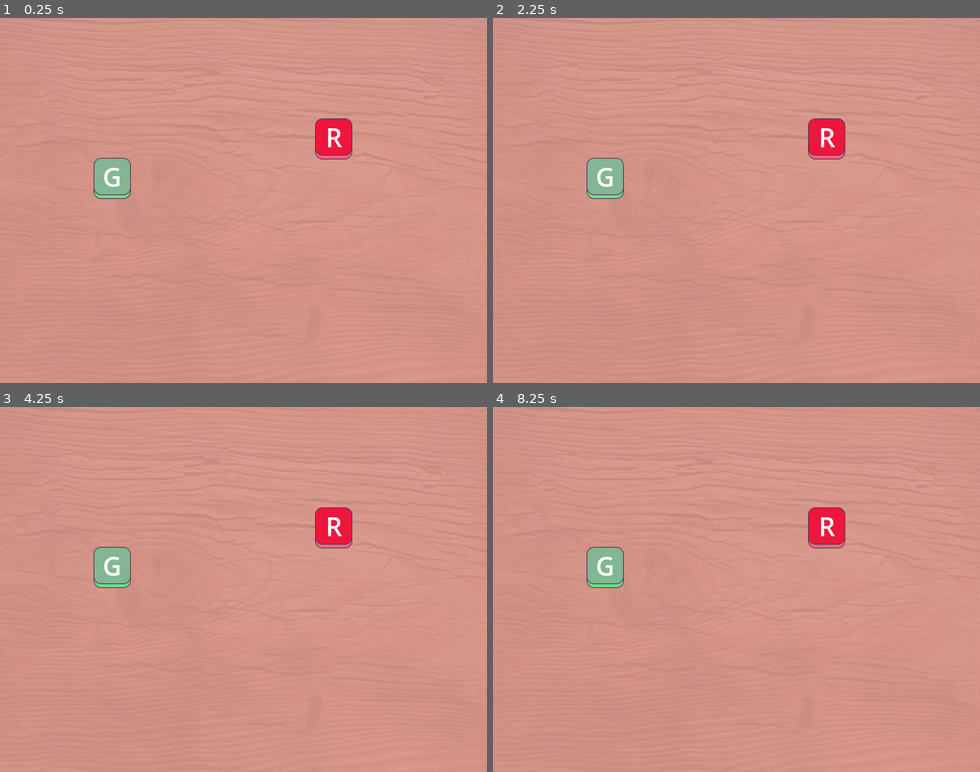
Above: before the commit, frames 1-4 (two rows, left to right).
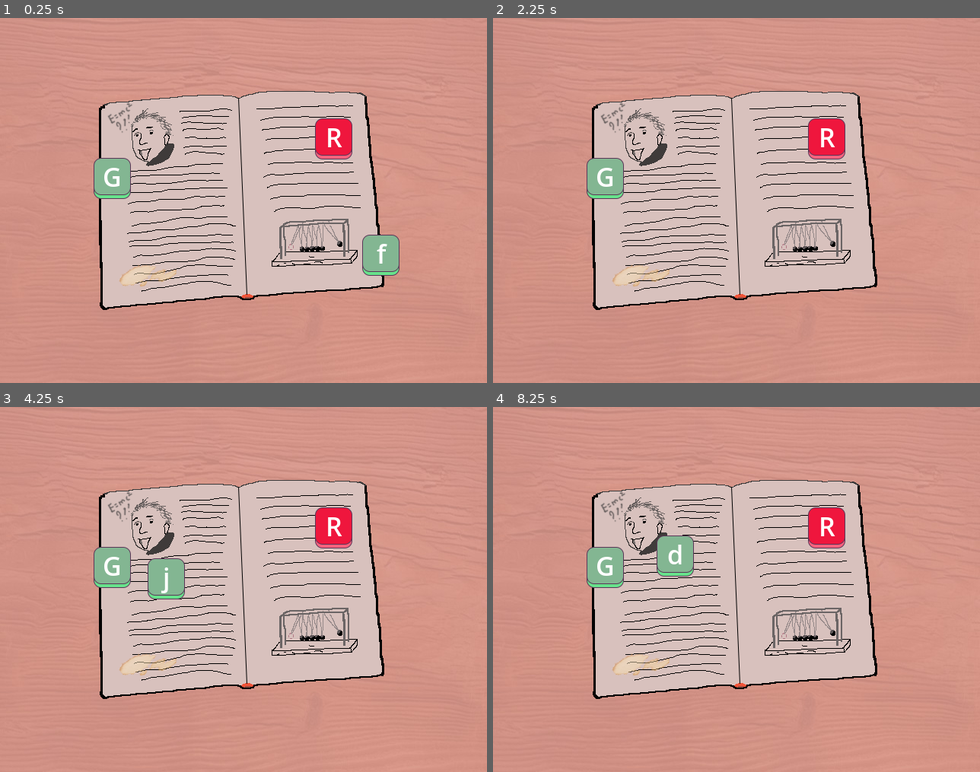
Above: after the commit, the same moments.

Repository: Vaashtor/First-game-jam
Game: Godot game, scene res://scenes/game.tscn
Same seed, same stepped clock (60 frames per second), same inputs: the game is played once before the commit and once after it.
Inputs:
- Up to frame 1 (0.25 s): no input
- Up to frame 2 (2.25 s): tap Enter at 0.5, 2 s; tap Space at 1.25 s
- Up to frame 3 (4.25 s): tap Space at 2.75 s; tap Enter at 3.5 s
- Up to frame 4 (8.25 s): tap Space at 5 s

The runs differ from the first frame. In frame 1, 30% of the frame differs, in the area x 20-83%, y 20-80%; in frame 2, 30%; in frame 3, 30%; in frame 4, 30%.

Commit message:
made green button randomly spawn

Diff:
--- a/scenes/game.tscn
+++ b/scenes/game.tscn
@@ -1,10 +1,13 @@
-[gd_scene load_steps=4 format=3 uid="uid://d4k78r0eqo7do"]
+[gd_scene load_steps=6 format=3 uid="uid://d4k78r0eqo7do"]
 
+[ext_resource type="Script" uid="uid://c5kxpfg1vyf3q" path="res://scripts/game.gd" id="1_iywne"]
 [ext_resource type="PackedScene" uid="uid://bht4ad82m5sfk" path="res://scenes/button_green.tscn" id="1_yqjtg"]
 [ext_resource type="Texture2D" uid="uid://chvg22pcgx1hu" path="res://assets/table.jpg" id="2_lnu2h"]
 [ext_resource type="PackedScene" uid="uid://b1hm23rj5dx2u" path="res://scenes/button_red.tscn" id="3_lnu2h"]
+[ext_resource type="Texture2D" uid="uid://cmg8gnqphd1g0" path="res://assets/book.png" id="5_p57ef"]
 
 [node name="Game" type="Node2D"]
+script = ExtResource("1_iywne")
 
 [node name="Table" type="Sprite2D" parent="."]
 z_index = -10
@@ -19,3 +22,14 @@
 
 [node name="Button_red" parent="." instance=ExtResource("3_lnu2h")]
 position = Vector2(119, -83)
+
+[node name="Timer" type="Timer" parent="."]
+wait_time = 2.0
+autostart = true
+
+[node name="Book" type="Sprite2D" parent="."]
+z_index = -1
+position = Vector2(-2, 0)
+texture = ExtResource("5_p57ef")
+
+[connection signal="timeout" from="Timer" to="." method="_on_timer_timeout"]
--- /dev/null
+++ b/scripts/game.gd
@@ -0,0 +1,84 @@
+extends Node2D
+
+var letters = ["a", "b", "c", "d", "e", "f", "g", "h", "i", "j", "k", "l", "m", "n", "o", "p", "q", "r", "s", "t", "u", "v", "w", "x", "y", "z"];
+var rng = RandomNumberGenerator.new()
+
+var current_target_letter = ""
+var current_key_instance = null
+
+func _ready():
+	rng.randomize()
+	# Подключаем таймер (предполагается, что у вас есть узел Timer с именем "Timer")
+	$Timer.timeout.connect(_on_timer_timeout)
+	$Timer.start()  # Запускаем таймер
+	spawn_new_button()
+
+func get_random_letter():
+	var random_index = rng.randi_range(0, letters.size() - 1)
+	return letters[random_index]
+
+func spawn_new_button():
+	# Удаляем предыдущую кнопку, если она существует
+	if current_key_instance != null and is_instance_valid(current_key_instance):
+		current_key_instance.queue_free()
+
+	# Генерируем новую целевую букву (ОДИН раз!)
+	current_target_letter = get_random_letter()
+
+	# Загружаем сохраненную сцену с клавишей
+	var button_green_scene = preload("res://scenes/button_green.tscn")
+
+	# Создаем экземпляр (копию) этой сцены
+	current_key_instance = button_green_scene.instantiate()
+
+	# Добавляем этот экземпляр на сцену, чтобы он стал видимым
+	add_child(current_key_instance)
+
+	# Находим узел Label внутри экземпляра и задаем ему текст
+	var label_node = current_key_instance.get_node("Texture/Text")
+	label_node.text = current_target_letter  # Используем ЦЕЛЕВУЮ букву!
+
+	# Случайная позиция клавиши
+	current_key_instance.position = Vector2(
+		rng.randf_range(-640/2 + 64, 640/2 - 64),
+		rng.randf_range(-480/2 + 64, 480/2 - 64)
+	)
+
+	print("Новая цель: ", current_target_letter)
+
+func kill_button_by_name():
+	if current_key_instance != null and is_instance_valid(current_key_instance):
+		# Можно добавить анимацию исчезновения
+		var tween = create_tween()
+		tween.tween_property(current_key_instance, "modulate:a", 0.0, 0.3)
+		tween.tween_callback(_actually_remove_button)
+	else:
+		current_target_letter = ""
+
+func _actually_remove_button():
+	if current_key_instance != null:
+		current_key_instance.queue_free()
+		current_key_instance = null
+	current_target_letter = ""
+
+func _input(event):
+	# Обрабатываем только если есть целевая буква
+	if current_target_letter != "":
+		if event is InputEventKey and event.pressed and not event.echo:
+			# Преобразуем код клавиши в символ
+			var pressed_letter = char(event.keycode).to_lower()
+
+			# Проверяем совпадение с целевой буквой
+			if pressed_letter == current_target_letter:
+				print("Верно! Нажата клавиша '", pressed_letter, "'")
+				$Timer.start()
+				kill_button_by_name()
+				# Сразу создаем новую цель
+				spawn_new_button()
+			else:
+				print("Неверно! Вы нажали '", pressed_letter, "', а нужно '", current_target_letter, "'")
+
+func _on_timer_timeout():
+	print("Время вышло для буквы: ", current_target_letter)
+	kill_button_by_name()
+	spawn_new_button()
Binary file added: assets/book.png
Not shown, added: assets/book.png.import
Not shown, added: scripts/game.gd.uid
